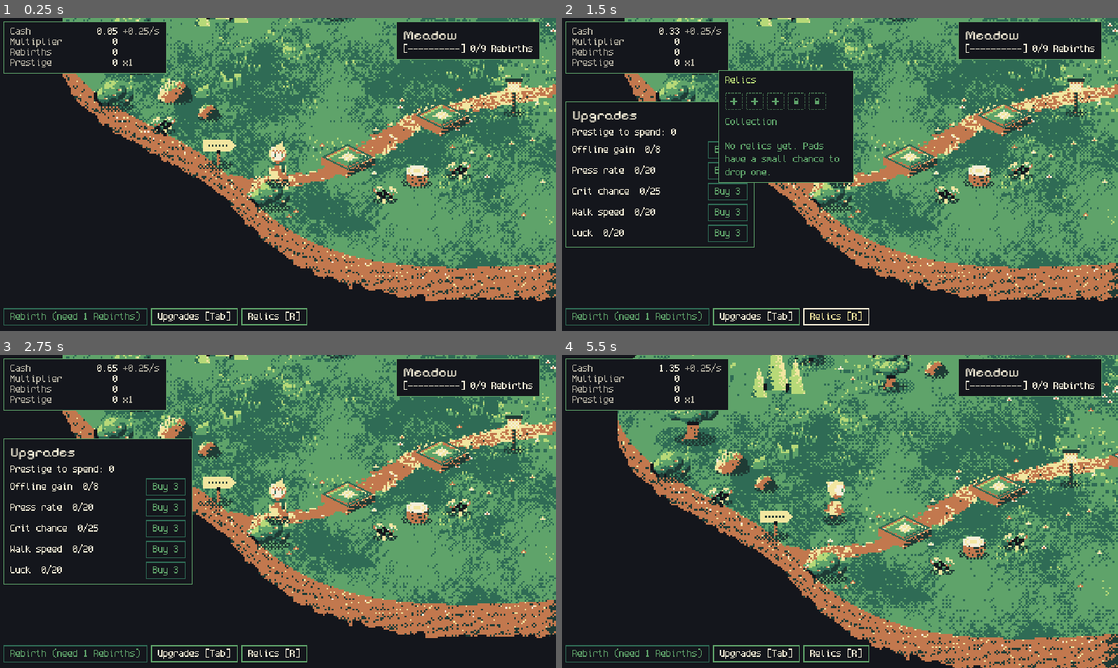
Above: before the commit, frames 1-4 (two rows, left to right).
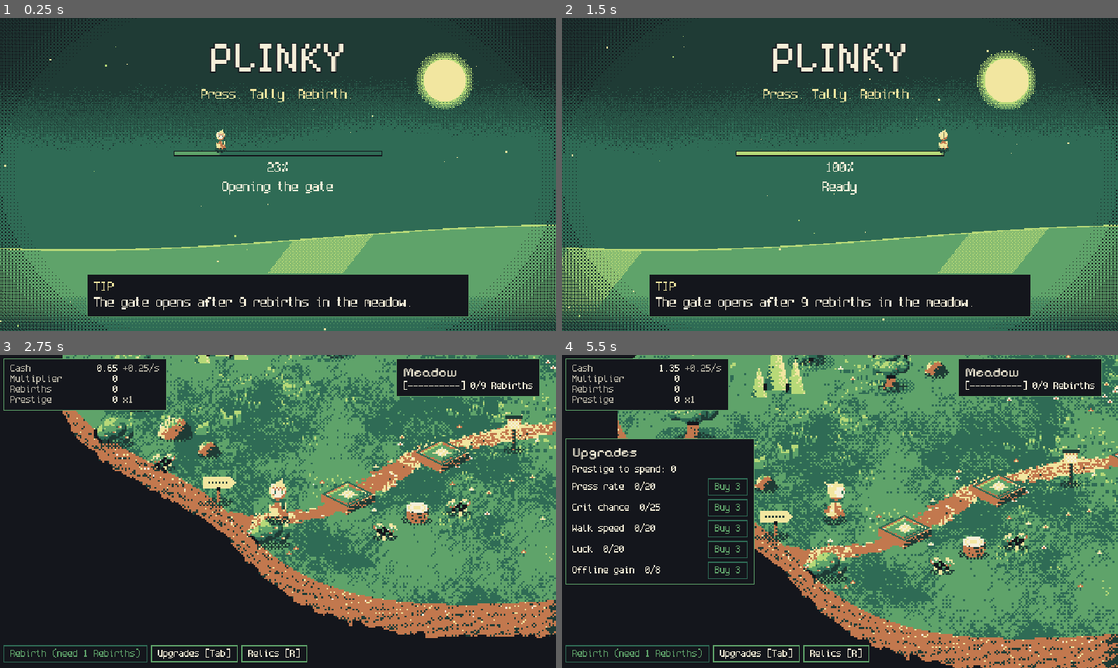
Above: after the commit, the same moments.

Repository: FreezingShock/Plinky
Game: Godot game, scene res://boot/boot.tscn
Two runs of this game, one before a commit and one after it. Both use one fixed random seed, a clock stepped at 60 frames per second and the inputs below. Before the commit the project starts from res://main.tscn.
Inputs (mouse positions are in pixels of both pictures, inside the frame that each line leads up to):
- Up to frame 1 (0.25 s): no input
- Up to frame 2 (1.5 s): click (756, 318) at 0.5 s, where only the run before the commit has a clickable "Upgrades [Tab]"; click (834, 318) at 1.25 s, where only the run before the commit has a clickable "Relics [R]"
- Up to frame 3 (2.75 s): tap Enter (ui_accept) at 2 s; drag from (172, 439) to (333, 442) at 2.02 s
- Up to frame 4 (5.5 s): click "Upgrades [Tab]" at 2.75 s; click "Relics [R]" at 3.5 s; tap Enter (ui_accept) at 4.25 s; drag from (756, 439) to (812, 574) at 4.27 s; move the mouse to (895, 442) at 5.02 s; hold D from 5.03 s (still down); tap 2 at 5.1 s; click (895, 442) at 5.17 s

The runs differ from the first frame. In frame 1, 78% of the frame differs, in the area x 0-100%, y 0-100%; in frame 2, 80%; in frame 3, 3.9%; in frame 4, 6.5%.

Commit message:
Add animated boot screen with threaded loading bar
The game now starts on boot/boot.tscn. It shows a dithered, palette-driven
backdrop (sky, sun, rolling hills, wind shimmer, ink vignette), the Plinky
title, the walker walking along a progress bar, and rotating tips.

Progress comes from ResourceLoader.load_threaded_request on the meadow scene,
main.tscn, the theme, the walker atlas and the two fonts. Each task reports its
own progress, so the bar is driven by real loading. A minimum show time keeps a
fast load from flashing past. Failed loads are shown on screen, not hidden.
When loading is done, the screen dissolves to main.tscn using the already
loaded resource.

Also adds tests/test_boot.gd (loader progress, failure reporting, tip checks)
and tools/boot_shot.gd for capturing the boot screen under a virtual display.

Co-Authored-By: Claude <noreply@anthropic.com>
Claude-Session: https://claude.ai/code/session_01Pmx9dSz7uD6W14VyqaACzy

Diff:
--- /dev/null
+++ b/boot/boot.tscn
@@ -0,0 +1,12 @@
+[gd_scene load_steps=2 format=3]
+
+[ext_resource type="Script" path="res://boot/boot_screen.gd" id="1"]
+
+[node name="Boot" type="Control"]
+layout_mode = 3
+anchors_preset = 15
+anchor_right = 1.0
+anchor_bottom = 1.0
+grow_horizontal = 2
+grow_vertical = 2
+script = ExtResource("1")
--- /dev/null
+++ b/boot/boot_background.gd
@@ -0,0 +1,33 @@
+class_name BootBackground
+extends ColorRect
+## Full-screen animated backdrop for the boot screen: dithered sky, sun, two rolling hill bands,
+## a moving wind shimmer and a dithered vignette. Colour comes only from meadow palette indices;
+## all the drawing happens in boot_background.gdshader.
+
+const SHADER: Shader = preload("res://boot/boot_background.gdshader")
+
+var _mat: ShaderMaterial
+var _time: float = 0.0
+
+
+func _ready() -> void:
+	set_anchors_and_offsets_preset(Control.PRESET_FULL_RECT)
+	mouse_filter = Control.MOUSE_FILTER_IGNORE
+	color = Color.WHITE
+	_mat = ShaderMaterial.new()
+	_mat.shader = SHADER
+	var cols: PackedColorArray = Palettes.colors(Palettes.MEADOW)
+	for i in 8:
+		_mat.set_shader_parameter("c%d" % i, cols[i])
+	_mat.set_shader_parameter("canvas_texels", Vector2(640.0, 360.0))
+	material = _mat
+
+
+func _process(delta: float) -> void:
+	_time += delta
+	_mat.set_shader_parameter("time", _time)
+
+
+## 0 shows the scene, 1 covers it with ink. Driven by the boot screen's dissolve tween.
+func set_dissolve(amount: float) -> void:
+	_mat.set_shader_parameter("dissolve", clampf(amount, 0.0, 1.0))
--- /dev/null
+++ b/boot/boot_background.gdshader
@@ -0,0 +1,113 @@
+shader_type canvas_item;
+
+// Meadow palette, indices 0 to 7 (docs/art-bible.md section 3). Set from boot_background.gd.
+uniform vec4 c0 : source_color;
+uniform vec4 c1 : source_color;
+uniform vec4 c2 : source_color;
+uniform vec4 c3 : source_color;
+uniform vec4 c4 : source_color;
+uniform vec4 c5 : source_color;
+uniform vec4 c6 : source_color;
+uniform vec4 c7 : source_color;
+uniform float time = 0.0;
+// 0 = scene visible. 1 = the whole screen is covered by ink (used to dissolve into the game).
+uniform float dissolve = 0.0;
+uniform vec2 canvas_texels = vec2(640.0, 360.0);
+
+// Ordered (Bayer 4x4) threshold, 0 to 15/16 in steps of 1/16.
+float bayer2(vec2 a) {
+	a = floor(a);
+	return fract(a.x / 2.0 + a.y * a.y * 0.75);
+}
+
+float bayer4(vec2 a) {
+	return bayer2(0.5 * a) * 0.25 + bayer2(a);
+}
+
+float hash(float n) {
+	return fract(sin(n) * 43758.5453123);
+}
+
+vec4 pal(int i) {
+	if (i == 0) { return c0; }
+	if (i == 1) { return c1; }
+	if (i == 2) { return c2; }
+	if (i == 3) { return c3; }
+	if (i == 4) { return c4; }
+	if (i == 5) { return c5; }
+	if (i == 6) { return c6; }
+	return c7;
+}
+
+// Far ridge (deep) and near hill (base), in UV units, drifting slowly.
+float ridge_far(float x, float t) {
+	return 0.50 + 0.035 * sin(x * 6.0 + t * 0.15) + 0.015 * sin(x * 17.0 - t * 0.2);
+}
+
+float ridge_near(float x, float t) {
+	return 0.70 + 0.04 * sin(x * 3.5 - t * 0.1 + 1.1);
+}
+
+void fragment() {
+	// Everything is drawn on the texel grid, so the backdrop stays crisp at any window size.
+	vec2 px = floor(UV * canvas_texels);
+	vec2 p = (px + 0.5) / canvas_texels;
+	float th = bayer4(px) + 0.03125;
+	float t = time;
+	// Shimmer: noise nudges the dither threshold, stepped at 10 fps (art bible section 4).
+	float shimmer = (hash(floor(t * 10.0) * 3.1 + px.x * 0.13 + px.y * 0.71) - 0.5) * 0.10;
+
+	float rf = ridge_far(p.x, t);
+	float rn = ridge_near(p.x, t);
+
+	// Sky: shadow at the top, deep near the far ridge, dithered between.
+	float sky_k = p.y / max(rf, 0.001);
+	int idx = 2;
+	if (sky_k + (th - 0.5) * 0.35 + shimmer < 0.6) {
+		idx = 1;
+	}
+
+	// Sun: an accent disc with a dithered light halo. Pulses slowly.
+	vec2 sun_c = vec2(0.80, 0.20);
+	float sun_r = 24.0 + sin(t * 0.8) * 1.5;
+	float d = length((p - sun_c) * canvas_texels);
+	if (d < sun_r) {
+		idx = 5;
+	} else if (d < sun_r + 10.0 && th < 1.0 - (d - sun_r) / 10.0) {
+		idx = 4;
+	}
+
+	// Far ridge.
+	if (p.y > rf) {
+		idx = 2;
+	}
+
+	// Near hill with a one-texel light rim, a moving wind shimmer and a dithered dark ground.
+	if (p.y > rn) {
+		idx = 3;
+		float rim = p.y - rn;
+		if (rim < 1.5 / canvas_texels.y) {
+			idx = 4;
+		}
+		float wave = sin(p.x * 9.0 + p.y * 4.0 - t * 1.4);
+		if (wave > 0.82 && th < 0.55) {
+			idx = 4;
+		}
+		if (p.y > 0.88 && th < (p.y - 0.88) * 9.0) {
+			idx = 2;
+		}
+	}
+
+	// Dithered ink vignette in the corners.
+	float vd = length((p - 0.5) * vec2(1.0, 0.8));
+	if (vd > 0.46 && th < (vd - 0.46) * 2.4) {
+		idx = 0;
+	}
+
+	// Dissolve into the game: ordered pixels flip to ink.
+	if (th < dissolve) {
+		idx = 0;
+	}
+
+	COLOR = pal(idx);
+}
--- /dev/null
+++ b/boot/boot_loader.gd
@@ -0,0 +1,99 @@
+class_name BootLoader
+extends RefCounted
+## Threaded loader for the boot screen. Each task is one resource path with a weight.
+## Overall progress is the weighted sum of what ResourceLoader reports for each task, so the bar
+## moves while the files stream in. Nothing is faked: a task only counts once the thread says so.
+## Loaded resources stay in ResourceLoader's cache, so the game's own load() calls return instantly.
+
+class LoadTask:
+	var path: String = ""
+	var label: String = ""
+	var weight: float = 1.0
+	var progress: float = 0.0
+	var done: bool = false
+	var resource: Resource = null
+
+
+var _tasks: Array[LoadTask] = []
+var _started: bool = false
+var _failed: PackedStringArray = PackedStringArray()
+
+
+func add(path: String, weight: float, label: String) -> void:
+	var task := LoadTask.new()
+	task.path = path
+	task.weight = weight
+	task.label = label
+	_tasks.append(task)
+
+
+func start() -> void:
+	if _started:
+		return
+	_started = true
+	for task: LoadTask in _tasks:
+		var err: Error = ResourceLoader.load_threaded_request(task.path)
+		if err != OK:
+			_mark_failed(task)
+
+
+## Call once per frame. Returns overall progress in 0..1 (1.0 when there is nothing to load).
+func poll() -> float:
+	var total: float = 0.0
+	var weight_sum: float = 0.0
+	for task: LoadTask in _tasks:
+		weight_sum += task.weight
+		if not task.done:
+			var progress: Array = []
+			var status: ResourceLoader.ThreadLoadStatus = ResourceLoader.load_threaded_get_status(task.path, progress)
+			if progress.size() > 0:
+				task.progress = clampf(float(progress[0]), 0.0, 1.0)
+			match status:
+				ResourceLoader.THREAD_LOAD_LOADED:
+					task.resource = ResourceLoader.load_threaded_get(task.path)
+					task.progress = 1.0
+					task.done = true
+				ResourceLoader.THREAD_LOAD_FAILED, ResourceLoader.THREAD_LOAD_INVALID_RESOURCE:
+					_mark_failed(task)
+		total += task.weight * task.progress
+	if weight_sum <= 0.0:
+		return 1.0
+	return total / weight_sum
+
+
+func is_finished() -> bool:
+	for task: LoadTask in _tasks:
+		if not task.done:
+			return false
+	return true
+
+
+func has_failures() -> bool:
+	return _failed.size() > 0
+
+
+func failed_paths() -> PackedStringArray:
+	return _failed
+
+
+## Label of the first task still loading, or "Ready" once everything has finished.
+func current_label() -> String:
+	for task: LoadTask in _tasks:
+		if not task.done:
+			return task.label
+	return "Ready"
+
+
+func resource_for(path: String) -> Resource:
+	for task: LoadTask in _tasks:
+		if task.path == path:
+			return task.resource
+	return null
+
+
+func _mark_failed(task: LoadTask) -> void:
+	task.done = true
+	task.progress = 1.0
+	if not _failed.has(task.path):
+		_failed.append(task.path)
+		push_error("Boot: could not load %s" % task.path)
--- /dev/null
+++ b/boot/boot_motes.gd
@@ -0,0 +1,41 @@
+class_name BootMotes
+extends Control
+## Drifting pollen motes for the boot screen: 1 to 2 texel squares in palette accent and light,
+## snapped to the texel grid. Layout is seeded so every boot looks the same.
+
+const COUNT: int = 28
+
+var _motes: Array[Dictionary] = []
+var _time: float = 0.0
+var _pal: PackedColorArray
+
+
+func _ready() -> void:
+	set_anchors_and_offsets_preset(Control.PRESET_FULL_RECT)
+	mouse_filter = Control.MOUSE_FILTER_IGNORE
+	_pal = Palettes.colors(Palettes.MEADOW)
+	var rng := RandomNumberGenerator.new()
+	rng.seed = 7
+	for i in COUNT:
+		_motes.append({
+			"x": rng.randf() * 640.0,
+			"y": rng.randf() * 360.0,
+			"speed": rng.randf_range(6.0, 16.0),
+			"phase": rng.randf() * TAU,
+			"size": rng.randi_range(1, 2),
+			"col": 5 if rng.randf() < 0.6 else 4,
+		})
+
+
+func _process(delta: float) -> void:
+	_time += delta
+	queue_redraw()
+
+
+func _draw() -> void:
+	var h: float = size.y
+	for m: Dictionary in _motes:
+		var y: float = fposmod(float(m["y"]) - _time * float(m["speed"]), h)
+		var x: float = float(m["x"]) + sin(_time * 0.9 + float(m["phase"])) * 6.0
+		var s: float = float(m["size"])
+		draw_rect(Rect2(floorf(x), floorf(y), s, s), _pal[int(m["col"])])
--- /dev/null
+++ b/boot/boot_progress_bar.gd
@@ -0,0 +1,43 @@
+class_name BootProgressBar
+extends Control
+## Progress bar from the UI theme (docs/theme.md section 4): 6 texels tall, 1 texel ink outline.
+## The fill is palette index 3 (bar_fill), index 4 (bar_full) when complete. The leading two
+## columns are Bayer-dithered against the empty index 2 so the edge reads as pixel art.
+
+const BAYER: Array[int] = [0, 8, 2, 10, 12, 4, 14, 6, 3, 11, 1, 9, 15, 7, 13, 5]
+const BAR_HEIGHT: float = 6.0
+const BAR_WIDTH: float = 240.0
+
+var value: float = 0.0:
+	set(v):
+		value = clampf(v, 0.0, 1.0)
+		queue_redraw()
+
+var _pal: PackedColorArray
+
+
+func _ready() -> void:
+	custom_minimum_size = Vector2(BAR_WIDTH, BAR_HEIGHT)
+	size_flags_horizontal = Control.SIZE_SHRINK_CENTER
+	size_flags_vertical = Control.SIZE_SHRINK_CENTER
+	mouse_filter = Control.MOUSE_FILTER_IGNORE
+	_pal = Palettes.colors(Palettes.MEADOW)
+
+
+func _draw() -> void:
+	var w: float = size.x
+	var h: float = size.y
+	draw_rect(Rect2(0.0, 0.0, w, h), _pal[0])
+	draw_rect(Rect2(1.0, 1.0, w - 2.0, h - 2.0), _pal[2])
+	var inner: float = w - 2.0
+	var fill_w: float = floorf(inner * value)
+	if fill_w < 1.0:
+		return
+	var col: Color = _pal[4] if value >= 1.0 else _pal[3]
+	var solid_end: float = maxf(1.0, fill_w - 2.0)
+	draw_rect(Rect2(1.0, 1.0, solid_end, h - 2.0), col)
+	for x in range(int(solid_end), int(fill_w) + 1):
+		for y in range(1, int(h) - 1):
+			var threshold: float = (BAYER[(y % 4) * 4 + (x % 4)] + 0.5) / 16.0
+			if threshold < 0.5:
+				draw_rect(Rect2(float(x), float(y), 1.0, 1.0), col)
--- /dev/null
+++ b/boot/boot_screen.gd
@@ -0,0 +1,277 @@
+class_name BootScreen
+extends Control
+## Boot scene and the project's main scene. Shows the animated backdrop, logo, the walker walking along a
+## progress bar, and rotating tips. The bar is driven by threaded loading of the game's scenes. When loading
+## has finished and the screen has been up for MIN_SHOW_SECONDS, it dissolves to main.tscn using the
+## already loaded resource.
+
+const GAME_SCENE: String = "res://main.tscn"
+const MEADOW_SCENE: String = "res://world/meadow_scene.tscn"
+const THEME_PATH: String = "res://theme/plinky_theme.tres"
+const WALKER_ATLAS_PATH: String = "res://assets/art/walker/walker_atlas.png"
+const BODY_FONT: FontFile = preload("res://fonts/spleen-6x12.fnt")
+const DISPLAY_FONT: FontFile = preload("res://fonts/PixelifySans.ttf")
+const WALKER_ATLAS: Texture2D = preload("res://assets/art/walker/walker_atlas.png")
+
+## Shortest time the logo stays up, so a fast load does not flash past. Real progress still drives the bar.
+const MIN_SHOW_SECONDS: float = 1.8
+## Bar catch-up speed, in full-bar units per second.
+const BAR_SPEED: float = 0.9
+const TRACK_WIDTH: float = 240.0
+## Bar sits 50 texels down the track, so the walker's feet (47 texels into its cell) land on the bar.
+const BAR_Y: float = 50.0
+const WALKER_CELL: int = 64
+const WALKER_FEET_X: float = 32.0
+const WALKER_FEET_Y: float = 47.0
+const WALKER_FPS: float = 6.0
+const TIP_SECONDS: float = 3.4
+const TIP_BLANK_SECONDS: float = 0.15
+const DISSOLVE_SECONDS: float = 0.6
+## Atlas cells (col, row): front idle, then the front walk cycle. Row 0 col 0 is the front idle frame.
+const WALK_FRAMES: Array[Vector2i] = [
+	Vector2i(0, 0), Vector2i(0, 0), Vector2i(2, 0), Vector2i(0, 0), Vector2i(2, 1), Vector2i(0, 0),
+]
+const TIPS: Array[String] = [
+	"Stand on a pad to press it at your press rate. Hold the mouse on a pad to keep pressing.",
+	"Relics drop on every successful press. Equip them in your relic slots.",
+	"Relic slots unlock at 5 and 20 rebirths.",
+	"Rebirths boost Multiplier gain only.",
+	"The gate opens after 9 rebirths in the meadow.",
+	"Epic and rarer relics flash their pad when they drop.",
+	"Divine and Special relics never drop at random.",
+]
+
+enum Phase { LOADING, LEAVING, FAILED }
+
+var _phase: Phase = Phase.LOADING
+var _loader: BootLoader
+var _elapsed: float = 0.0
+var _shown: float = 0.0
+var _bg: BootBackground
+var _motes: BootMotes
+var _track: Control
+var _walker: TextureRect
+var _walker_tex: AtlasTexture
+var _walk_t: float = 0.0
+var _bar: BootProgressBar
+var _percent: Label
+var _status: Label
+var _tip_label: Label
+var _tip_index: int = 0
+var _tip_timer: float = 0.0
+var _tip_blank: float = 0.0
+var _pal: PackedColorArray
+
+
+func _ready() -> void:
+	set_anchors_and_offsets_preset(Control.PRESET_FULL_RECT)
+	mouse_filter = Control.MOUSE_FILTER_IGNORE
+	_pal = Palettes.colors(Palettes.MEADOW)
+
+	_bg = BootBackground.new()
+	add_child(_bg)
+	_motes = BootMotes.new()
+	add_child(_motes)
+	_build_column()
+
+	# Threaded loads. Weights are rough file sizes. Each task reports its own progress, so the bar is honest.
+	_loader = BootLoader.new()
+	_loader.add(MEADOW_SCENE, 0.40, "Waking the meadow")
+	_loader.add(GAME_SCENE, 0.25, "Gathering the pads")
+	_loader.add(THEME_PATH, 0.10, "Mixing the palette")
+	_loader.add(WALKER_ATLAS_PATH, 0.10, "Shaping the walker")
+	_loader.add("res://fonts/PixelifySans.ttf", 0.075, "Setting the type")
+	_loader.add("res://fonts/spleen-6x12.fnt", 0.075, "Setting the type")
+	_loader.start()
+
+	_tip_index = randi() % TIPS.size()
+	_tip_label.text = TIPS[_tip_index]
+	_place_walker(0.0)
+
+
+## Centred column: logo, tagline, walker track, percent, status, then the tip card at the bottom.
+func _build_column() -> void:
+	var column := VBoxContainer.new()
+	column.set_anchors_and_offsets_preset(Control.PRESET_FULL_RECT)
+	column.offset_left = 16.0
+	column.offset_right = -16.0
+	column.offset_top = 16.0
+	column.offset_bottom = -16.0
+	column.alignment = BoxContainer.ALIGNMENT_CENTER
+	column.add_theme_constant_override("separation", 6)
+	column.mouse_filter = Control.MOUSE_FILTER_IGNORE
+	add_child(column)
+
+	var title := Label.new()
+	title.text = "PLINKY"
+	title.horizontal_alignment = HORIZONTAL_ALIGNMENT_CENTER
+	title.add_theme_font_override("font", DISPLAY_FONT)
+	title.add_theme_font_size_override("font_size", 48)
+	title.add_theme_color_override("font_color", _pal[7])
+	title.add_theme_color_override("font_outline_color", _pal[0])
+	title.add_theme_constant_override("outline_size", 4)
+	title.mouse_filter = Control.MOUSE_FILTER_IGNORE
+	column.add_child(title)
+
+	var tagline := Label.new()
+	tagline.text = "Press. Tally. Rebirth."
+	tagline.horizontal_alignment = HORIZONTAL_ALIGNMENT_CENTER
+	tagline.add_theme_font_override("font", BODY_FONT)
+	tagline.add_theme_color_override("font_color", _pal[5])
+	tagline.add_theme_color_override("font_outline_color", _pal[0])
+	tagline.add_theme_constant_override("outline_size", 1)
+	tagline.mouse_filter = Control.MOUSE_FILTER_IGNORE
+	column.add_child(tagline)
+
+	_track = Control.new()
+	_track.custom_minimum_size = Vector2(TRACK_WIDTH, BAR_Y + BootProgressBar.BAR_HEIGHT)
+	_track.size_flags_horizontal = Control.SIZE_SHRINK_CENTER
+	_track.mouse_filter = Control.MOUSE_FILTER_IGNORE
+	column.add_child(_track)
+
+	_bar = BootProgressBar.new()
+	_bar.position = Vector2(0.0, BAR_Y)
+	_track.add_child(_bar)
+
+	_walker_tex = AtlasTexture.new()
+	_walker_tex.atlas = WALKER_ATLAS
+	_walker_tex.region = Rect2(0, 0, WALKER_CELL, WALKER_CELL)
+	_walker = TextureRect.new()
+	_walker.texture = _walker_tex
+	_walker.size = Vector2(WALKER_CELL, WALKER_CELL)
+	_walker.stretch_mode = TextureRect.STRETCH_KEEP
+	_walker.texture_filter = CanvasItem.TEXTURE_FILTER_NEAREST
+	_walker.mouse_filter = Control.MOUSE_FILTER_IGNORE
+	_track.add_child(_walker)
+
+	_percent = Label.new()
+	_percent.text = "0%"
+	_percent.horizontal_alignment = HORIZONTAL_ALIGNMENT_CENTER
+	_percent.add_theme_font_override("font", BODY_FONT)
+	_percent.add_theme_color_override("font_color", _pal[7])
+	_percent.add_theme_color_override("font_outline_color", _pal[0])
+	_percent.add_theme_constant_override("outline_size", 1)
+	_percent.mouse_filter = Control.MOUSE_FILTER_IGNORE
+	column.add_child(_percent)
+
+	_status = Label.new()
+	_status.horizontal_alignment = HORIZONTAL_ALIGNMENT_CENTER
+	_status.add_theme_font_override("font", BODY_FONT)
+	_status.add_theme_color_override("font_color", _pal[7])
+	_status.add_theme_color_override("font_outline_color", _pal[0])
+	_status.add_theme_constant_override("outline_size", 1)
+	_status.mouse_filter = Control.MOUSE_FILTER_IGNORE
+	column.add_child(_status)
+
+	var flex := Control.new()
+	flex.size_flags_vertical = Control.SIZE_EXPAND_FILL
+	flex.mouse_filter = Control.MOUSE_FILTER_IGNORE
+	column.add_child(flex)
+
+	var card := PanelContainer.new()
+	card.custom_minimum_size = Vector2(440.0, 0.0)
+	card.size_flags_horizontal = Control.SIZE_SHRINK_CENTER
+	card.add_theme_stylebox_override("panel", _card_style())
+	card.mouse_filter = Control.MOUSE_FILTER_IGNORE
+	column.add_child(card)
+
+	var card_body := VBoxContainer.new()
+	card_body.add_theme_constant_override("separation", 2)
+	card_body.mouse_filter = Control.MOUSE_FILTER_IGNORE
+	card.add_child(card_body)
+
+	var caption := Label.new()
+	caption.text = "TIP"
+	caption.add_theme_font_override("font", BODY_FONT)
+	caption.add_theme_color_override("font_color", _pal[5])
+	caption.mouse_filter = Control.MOUSE_FILTER_IGNORE
+	card_body.add_child(caption)
+
+	_tip_label = Label.new()
+	_tip_label.autowrap_mode = TextServer.AUTOWRAP_WORD_SMART
+	_tip_label.add_theme_font_override("font", BODY_FONT)
+	_tip_label.add_theme_color_override("font_color", _pal[7])
+	_tip_label.mouse_filter = Control.MOUSE_FILTER_IGNORE
+	card_body.add_child(_tip_label)
+
+
+## Ink card with a one-texel panel edge, no rounding and no anti-aliasing (docs/theme.md section 4).
+func _card_style() -> StyleBoxFlat:
+	var sb := StyleBoxFlat.new()
+	sb.bg_color = _pal[0]
+	sb.border_color = _pal[3]
+	sb.set_border_width_all(1)
+	sb.set_content_margin_all(8.0)
+	sb.anti_aliasing = false
+	return sb
+
+
+func _process(delta: float) -> void:
+	_elapsed += delta
+	_animate_walker(delta)
+	_animate_tips(delta)
+	if _phase == Phase.LOADING:
+		_update_loading(delta)
+
+
+func _update_loading(delta: float) -> void:
+	var real: float = _loader.poll()
+	if _loader.has_failures():
+		_phase = Phase.FAILED
+		_status.text = "Could not load %s. Check the console." % _loader.failed_paths()[0]
+		_status.add_theme_color_override("font_color", _pal[5])
+		return
+	# The bar eases toward the real value so it never jumps, and it never runs ahead of the loader.
+	_shown = move_toward(_shown, real, BAR_SPEED * delta)
+	_bar.value = _shown
+	_place_walker(_shown)
+	_percent.text = "%d%%" % roundi(_shown * 100.0)
+	if not _loader.is_finished():
+		_status.text = _loader.current_label()
+	elif _shown < 0.999:
+		_status.text = "Opening the gate"
+	else:
+		_status.text = "Ready"
+	if _loader.is_finished() and _shown >= 0.999 and _elapsed >= MIN_SHOW_SECONDS:
+		_start_leave()
+
+
+## The walker's feet sit on the bar's leading edge.
+func _place_walker(fraction: float) -> void:
+	var fill_x: float = 1.0 + floorf((TRACK_WIDTH - 2.0) * fraction)
+	_walker.position = Vector2(fill_x - WALKER_FEET_X, BAR_Y - WALKER_FEET_Y)
+
+
+func _start_leave() -> void:
+	_phase = Phase.LEAVING
+	var game: PackedScene = _loader.resource_for(GAME_SCENE) as PackedScene
+	if game == null:
+		_phase = Phase.FAILED
+		push_error("Boot: %s did not load as a PackedScene" % GAME_SCENE)
+		return
+	var tween := create_tween()
+	tween.tween_method(_bg.set_dissolve, 0.0, 1.0, DISSOLVE_SECONDS)
+	tween.tween_callback(func() -> void: get_tree().change_scene_to_packed(game))
+
+
+func _animate_walker(delta: float) -> void:
+	_walk_t += delta
+	var frame: int = int(_walk_t * WALKER_FPS) % WALK_FRAMES.size()
+	var cell: Vector2i = WALK_FRAMES[frame]
+	_walker_tex.region = Rect2(cell.x * WALKER_CELL, cell.y * WALKER_CELL, WALKER_CELL, WALKER_CELL)
+
+
+## Tips change on a pixel blink (hidden for a moment), not a soft alpha fade, to match the art bible.
+func _animate_tips(delta: float) -> void:
+	if _tip_blank > 0.0:
+		_tip_blank -= delta
+		if _tip_blank <= 0.0:
+			_tip_label.visible = true
+			_tip_label.text = TIPS[_tip_index]
+		return
+	_tip_timer += delta
+	if _tip_timer >= TIP_SECONDS:
+		_tip_timer = 0.0
+		_tip_index = (_tip_index + 1) % TIPS.size()
+		_tip_label.visible = false
+		_tip_blank = TIP_BLANK_SECONDS
--- a/project.godot
+++ b/project.godot
@@ -5,7 +5,7 @@
 
 config/name="Plinky"
 config/features=PackedStringArray("4.7", "Forward Plus")
-run/main_scene="res://main.tscn"
+run/main_scene="res://boot/boot.tscn"
 
 [autoload]
 
--- a/tests/run.gd
+++ b/tests/run.gd
@@ -12,6 +12,7 @@
 	"res://tests/test_sim.gd",
 	"res://tests/test_save.gd",
 	"res://tests/test_relics.gd",
+	"res://tests/test_boot.gd",
 ]
 
 
--- /dev/null
+++ b/tests/test_boot.gd
@@ -0,0 +1,44 @@
+extends RefCounted
+## Boot suite: the threaded loader reports real progress and failures, and the tip list is clean.
+## Run through tests/run.gd.
+
+func run(t: SceneTree) -> void:
+	# Real files load on the worker threads and reach 1.0.
+	var loader := BootLoader.new()
+	loader.add("res://theme/plinky_theme.tres", 1.0, "theme")
+	loader.add("res://world/meadow_scene.tscn", 3.0, "meadow")
+	loader.start()
+	var guard: int = 0
+	while not loader.is_finished() and guard < 5000:
+		loader.poll()
+		OS.delay_msec(2)
+		guard += 1
+	t.ok(loader.is_finished(), "threaded loads finish")
+	t.ok(not loader.has_failures(), "real files report no failures")
+	t.near(loader.poll(), 1.0, 0.0001, "progress is 1.0 once everything has loaded")
+	t.ok(loader.resource_for("res://theme/plinky_theme.tres") is Theme, "theme resource is returned")
+	t.ok(loader.resource_for("res://world/meadow_scene.tscn") is PackedScene, "meadow scene is returned")
+	t.eq(loader.current_label(), "Ready", "label reads Ready when finished")
+
+	# A missing file is reported as a failure, not hidden behind a full bar.
+	var bad := BootLoader.new()
+	bad.add("res://does_not_exist/missing.tscn", 1.0, "missing")
+	bad.start()
+	guard = 0
+	while not bad.is_finished() and guard < 5000:
+		bad.poll()
+		OS.delay_msec(2)
+		guard += 1
+	t.ok(bad.has_failures(), "missing file is reported as a failure")
+	t.eq(bad.failed_paths().size(), 1, "one failed path is listed")
+	t.ok(bad.resource_for("res://does_not_exist/missing.tscn") == null, "failed task has no resource")
+
+	# An empty loader is already complete.
+	var empty := BootLoader.new()
+	t.near(empty.poll(), 1.0, 0.0001, "empty loader reads as complete")
+
+	# Tips are present and carry no banned word.
+	t.ok(BootScreen.TIPS.size() >= 5, "at least five tips")
+	for tip: String in BootScreen.TIPS:
+		t.ok(tip.length() > 0 and tip.length() <= 120, "tip length is sensible: %s" % tip)
+		t.ok(tip.to_lower().find("plinko") == -1, "tip avoids the word Plinko")
--- /dev/null
+++ b/tools/boot_shot.gd
@@ -0,0 +1,15 @@
+extends SceneTree
+## Captures the boot screen after N frames, then quits. Needs a window (run under xvfb-run).
+## Run: godot --path . --script tools/boot_shot.gd -- out.png frames
+
+func _init() -> void:
+	var args: PackedStringArray = OS.get_cmdline_user_args()
+	var out: String = args[0] if args.size() > 0 else "user://boot.png"
+	var frames: int = int(args[1]) if args.size() > 1 else 60
+	var packed: PackedScene = load("res://boot/boot.tscn") as PackedScene
+	root.add_child(packed.instantiate())
+	for i in frames:
+		await process_frame
+	var img: Image = root.get_viewport().get_texture().get_image()
+	print("save ", out, " err=", img.save_png(out), " size=", img.get_size())
+	quit(0)
Not shown, added: boot/boot_background.gd.uid
Not shown, added: boot/boot_background.gdshader.uid
Not shown, added: boot/boot_loader.gd.uid
Not shown, added: boot/boot_motes.gd.uid
Not shown, added: boot/boot_progress_bar.gd.uid
Not shown, added: boot/boot_screen.gd.uid
Not shown, added: tests/test_boot.gd.uid
Not shown, added: tools/boot_shot.gd.uid
